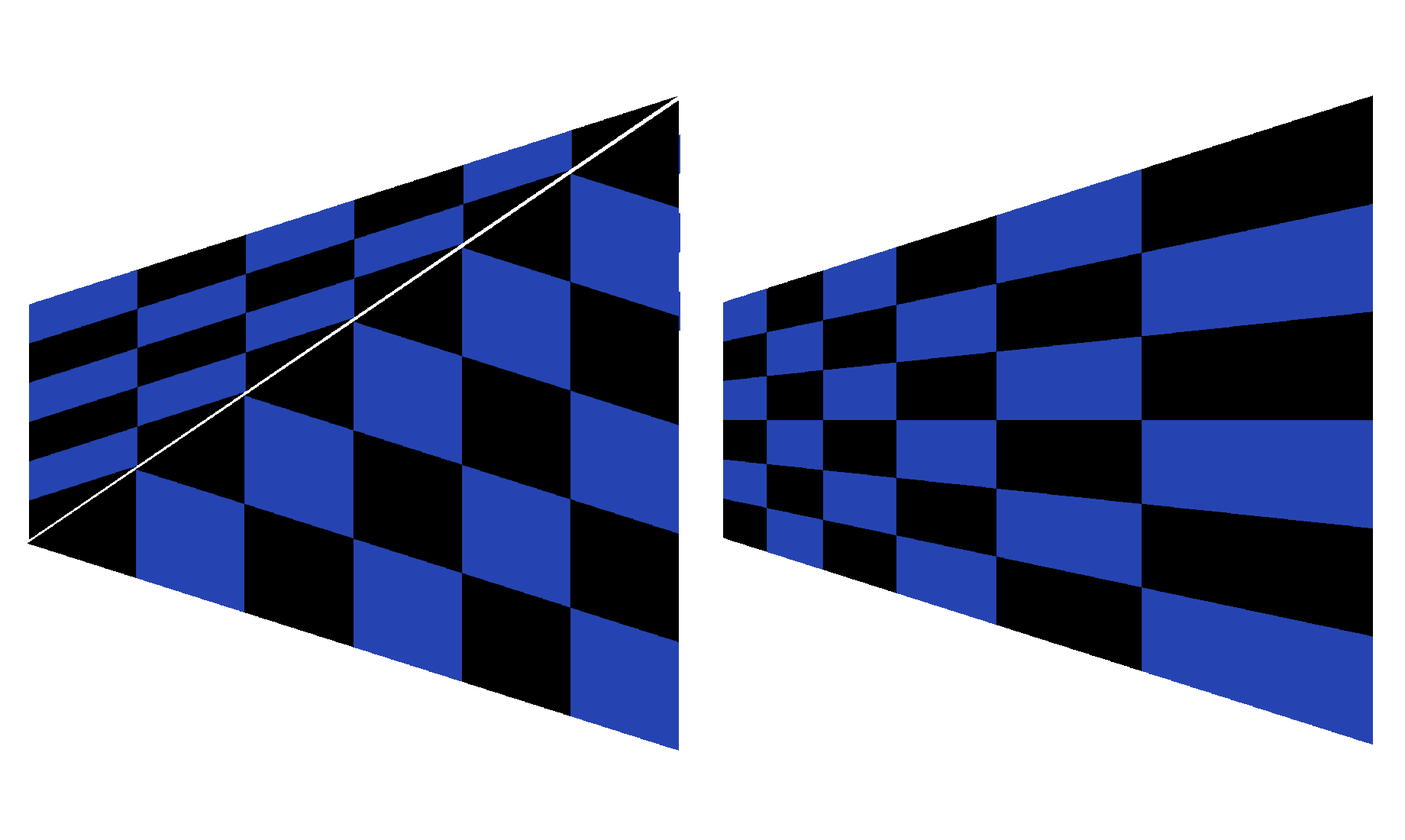
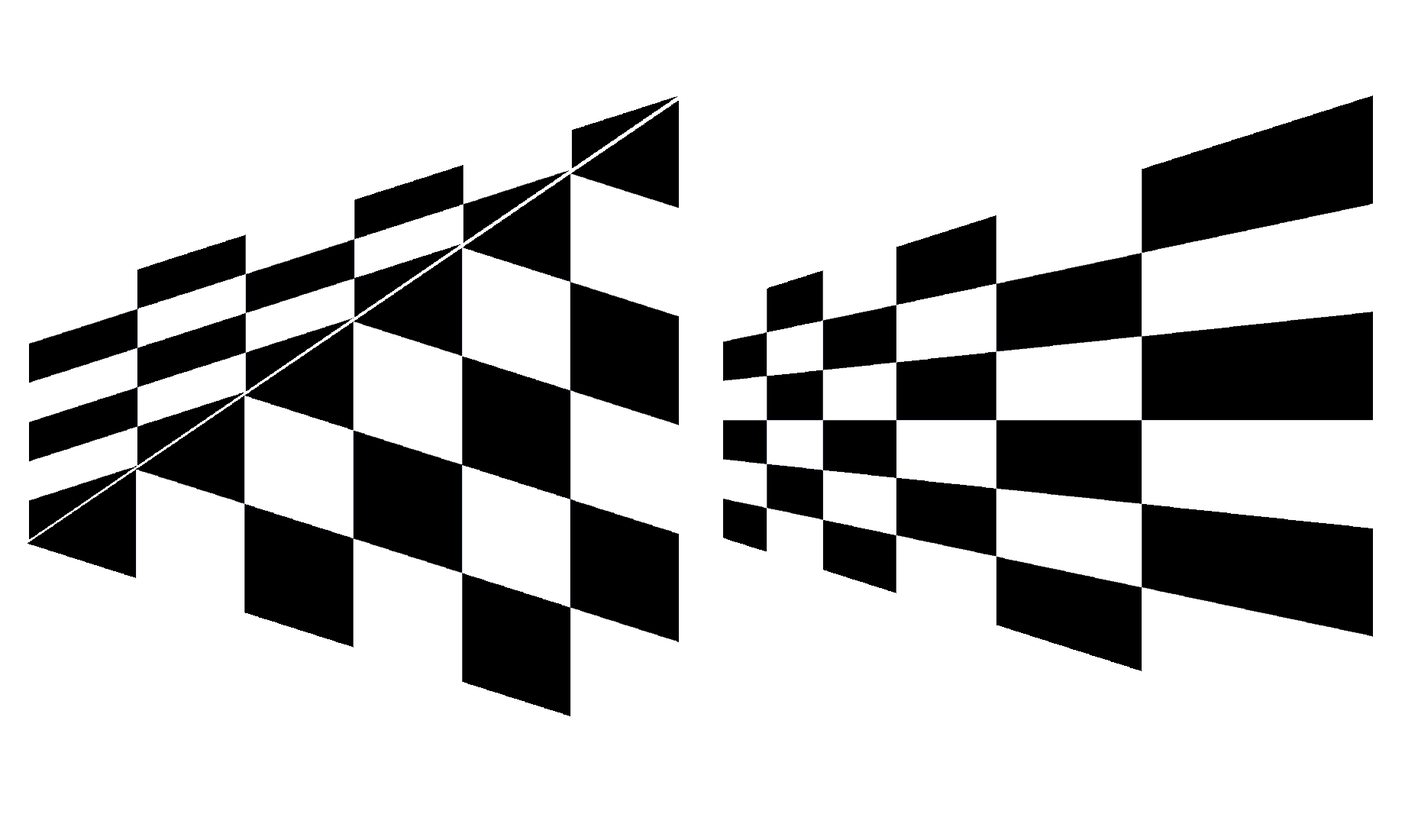
Revision of a layered 1405×840 image; what changed, layer by layer:
painted on "Layer 3" over 135, 174, 679, 751
painted on "Layer 2" over 29, 129, 681, 501
painted on "Layer 1" over 722, 168, 1373, 745
